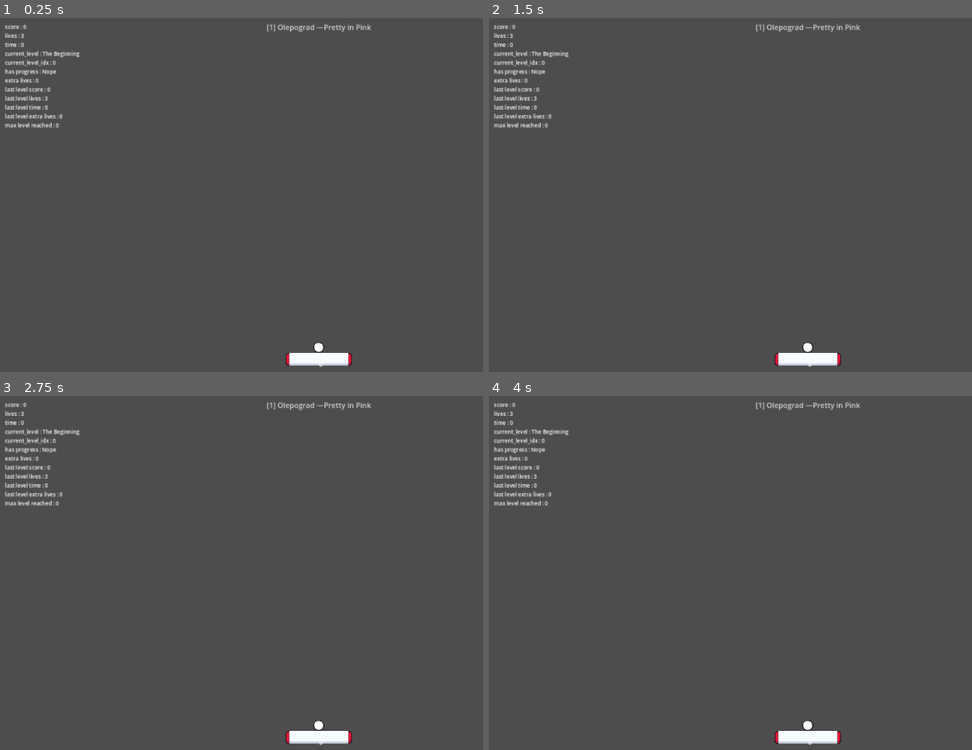
Above: before the commit, frames 1-4 (two rows, left to right).
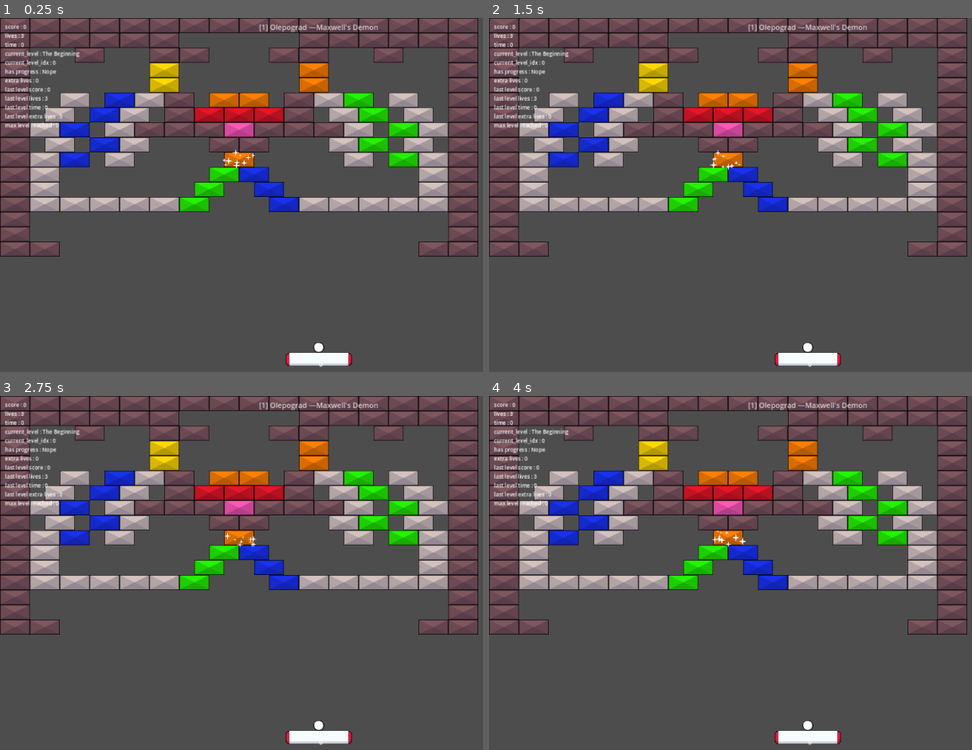
Above: after the commit, the same moments.

Repository: O-39889/brickout
Game: Godot game, scene res://scenes/levels_new/main_campaign/pretty_in_pink.tscn
Two runs of this game, one before a commit and one after it. Both use one fixed random seed, a clock stepped at 60 frames per second and the inputs below. This scene is started directly instead of the project's main scene.
Inputs (mouse positions are in pixels of both pictures, inside the frame that each line leads up to):
- Up to frame 1 (0.25 s): no input
- Up to frame 2 (1.5 s): move the mouse to (841, 195) at 0.52 s; click (841, 195) at 0.67 s; tap Enter at 1.25 s; move the mouse to (773, 198) at 1.27 s; click (773, 198) at 1.42 s
- Up to frame 3 (2.75 s): tap R (debug_restart) at 2 s; move the mouse to (333, 569) at 2.02 s; click (333, 569) at 2.17 s
- Up to frame 4 (4 s): tap R (debug_restart) at 2.75, 3.5 s; move the mouse to (798, 580) at 2.77 s; click (798, 580) at 2.92 s; move the mouse to (856, 580) at 3.52 s; click (856, 580) at 3.67 s

The runs differ from the first frame. In frame 1, 27% of the frame differs, in the area x 0-100%, y 0-68%; in frame 2, 27%; in frame 3, 27%; in frame 4, 27%.

Commit message:
Update pretty_in_pink.tscn
This level kinda sucks actually, I think

Diff:
--- a/scenes/levels_new/main_campaign/pretty_in_pink.tscn
+++ b/scenes/levels_new/main_campaign/pretty_in_pink.tscn
@@ -1,11 +1,450 @@
-[gd_scene load_steps=2 format=3 uid="uid://2ws08e4eq8df"]
+[gd_scene load_steps=5 format=3 uid="uid://c8ad7randffwv"]
 
 [ext_resource type="PackedScene" uid="uid://cdqd7yfdukjv7" path="res://scenes/levels_new/main_level_gameplay.tscn" id="1_uf1os"]
+[ext_resource type="PackedScene" uid="uid://clcdnhk8jx7nc" path="res://scenes/super_unbreakable_brick.tscn" id="2_uce0f"]
+[ext_resource type="PackedScene" uid="uid://blefa03mpdv8b" path="res://scenes/unbreakable_brick.tscn" id="3_6fh03"]
+[ext_resource type="PackedScene" uid="uid://blofikyc7x7vn" path="res://scenes/RegularBrick.tscn" id="4_rmuao"]
 
 [node name="MainLevelGameplay" instance=ExtResource("1_uf1os")]
-editor_description = "Why am I even doing this lmao I'm gonna change the size anyway"
-level_name = "Pretty in Pink"
+level_name = "Maxwell's Demon"
 level_author = "Olepograd"
-allow_level_finish_powerup = false
-BALL_LIMIT = 16
-powerup_chance = 0.111
+powerup_chance = 0.12
+
+[node name="Brick" parent="BrickComponent" index="0" instance=ExtResource("4_rmuao")]
+position = Vector2(720, 338)
+color = 7
+
+[node name="Brick2" parent="BrickComponent" index="1" instance=ExtResource("4_rmuao")]
+position = Vector2(630, 293)
+color = 5
+
+[node name="Brick4" parent="BrickComponent" index="2" instance=ExtResource("4_rmuao")]
+position = Vector2(810, 293)
+color = 5
+
+[node name="Brick5" parent="BrickComponent" index="3" instance=ExtResource("4_rmuao")]
+position = Vector2(765, 248)
+color = 4
+
+[node name="Brick6" parent="BrickComponent" index="4" instance=ExtResource("4_rmuao")]
+position = Vector2(675, 248)
+color = 4
+
+[node name="Brick7" parent="BrickComponent" index="5" instance=ExtResource("4_rmuao")]
+position = Vector2(315, 383)
+color = 1
+
+[node name="Brick14" parent="BrickComponent" index="6" instance=ExtResource("4_rmuao")]
+position = Vector2(225, 428)
+color = 1
+
+[node name="Brick15" parent="BrickComponent" index="7" instance=ExtResource("4_rmuao")]
+position = Vector2(315, 293)
+color = 1
+
+[node name="Brick16" parent="BrickComponent" index="8" instance=ExtResource("4_rmuao")]
+position = Vector2(360, 248)
+color = 1
+
+[node name="Brick17" parent="BrickComponent" index="9" instance=ExtResource("4_rmuao")]
+position = Vector2(495, 203)
+color = 3
+
+[node name="Brick18" parent="BrickComponent" index="10" instance=ExtResource("4_rmuao")]
+position = Vector2(495, 158)
+color = 3
+
+[node name="Brick19" parent="BrickComponent" index="11" instance=ExtResource("4_rmuao")]
+position = Vector2(945, 203)
+color = 4
+
+[node name="Brick20" parent="BrickComponent" index="12" instance=ExtResource("4_rmuao")]
+position = Vector2(945, 158)
+color = 4
+
+[node name="Brick8" parent="BrickComponent" index="13" instance=ExtResource("4_rmuao")]
+position = Vector2(225, 338)
+color = 1
+
+[node name="Brick9" parent="BrickComponent" index="14" instance=ExtResource("4_rmuao")]
+position = Vector2(1215, 338)
+color = 2
+
+[node name="Brick10" parent="BrickComponent" index="15" instance=ExtResource("4_rmuao")]
+position = Vector2(1125, 383)
+color = 2
+
+[node name="Brick11" parent="BrickComponent" index="16" instance=ExtResource("4_rmuao")]
+position = Vector2(1125, 293)
+color = 2
+
+[node name="Brick21" parent="BrickComponent" index="17" instance=ExtResource("4_rmuao")]
+position = Vector2(585, 563)
+color = 2
+
+[node name="Brick22" parent="BrickComponent" index="18" instance=ExtResource("4_rmuao")]
+position = Vector2(630, 518)
+color = 2
+
+[node name="Brick23" parent="BrickComponent" index="19" instance=ExtResource("4_rmuao")]
+position = Vector2(855, 563)
+color = 1
+
+[node name="Brick24" parent="BrickComponent" index="20" instance=ExtResource("4_rmuao")]
+position = Vector2(810, 518)
+color = 1
+
+[node name="Brick25" parent="BrickComponent" index="21" instance=ExtResource("4_rmuao")]
+position = Vector2(675, 473)
+color = 2
+
+[node name="Brick26" parent="BrickComponent" index="22" instance=ExtResource("4_rmuao")]
+position = Vector2(765, 473)
+color = 1
+
+[node name="Brick27" parent="BrickComponent" index="23" instance=ExtResource("4_rmuao")]
+position = Vector2(720, 428)
+is_shimmering = true
+color = 4
+
+[node name="Brick12" parent="BrickComponent" index="24" instance=ExtResource("4_rmuao")]
+position = Vector2(1215, 428)
+color = 2
+
+[node name="Brick13" parent="BrickComponent" index="25" instance=ExtResource("4_rmuao")]
+position = Vector2(1080, 248)
+color = 2
+
+[node name="Brick3" parent="BrickComponent" index="26" instance=ExtResource("4_rmuao")]
+position = Vector2(720, 293)
+color = 5
+
+[node name="SuperUnbreakableBrick" parent="BrickComponent" index="27" instance=ExtResource("2_uce0f")]
+position = Vector2(45, 23)
+
+[node name="SuperUnbreakableBrick2" parent="BrickComponent" index="28" instance=ExtResource("2_uce0f")]
+position = Vector2(135, 23)
+
+[node name="SuperUnbreakableBrick3" parent="BrickComponent" index="29" instance=ExtResource("2_uce0f")]
+position = Vector2(225, 23)
+
+[node name="SuperUnbreakableBrick4" parent="BrickComponent" index="30" instance=ExtResource("2_uce0f")]
+position = Vector2(315, 23)
+
+[node name="SuperUnbreakableBrick5" parent="BrickComponent" index="31" instance=ExtResource("2_uce0f")]
+position = Vector2(405, 23)
+
+[node name="SuperUnbreakableBrick6" parent="BrickComponent" index="32" instance=ExtResource("2_uce0f")]
+position = Vector2(495, 23)
+
+[node name="SuperUnbreakableBrick59" parent="BrickComponent" index="33" instance=ExtResource("2_uce0f")]
+position = Vector2(135, 68)
+
+[node name="SuperUnbreakableBrick69" parent="BrickComponent" index="34" instance=ExtResource("2_uce0f")]
+position = Vector2(225, 68)
+
+[node name="SuperUnbreakableBrick70" parent="BrickComponent" index="35" instance=ExtResource("2_uce0f")]
+position = Vector2(315, 68)
+
+[node name="SuperUnbreakableBrick73" parent="BrickComponent" index="36" instance=ExtResource("2_uce0f")]
+position = Vector2(270, 113)
+
+[node name="SuperUnbreakableBrick71" parent="BrickComponent" index="37" instance=ExtResource("2_uce0f")]
+position = Vector2(405, 68)
+
+[node name="SuperUnbreakableBrick72" parent="BrickComponent" index="38" instance=ExtResource("2_uce0f")]
+position = Vector2(495, 68)
+
+[node name="SuperUnbreakableBrick7" parent="BrickComponent" index="39" instance=ExtResource("2_uce0f")]
+position = Vector2(585, 23)
+
+[node name="SuperUnbreakableBrick8" parent="BrickComponent" index="40" instance=ExtResource("2_uce0f")]
+position = Vector2(675, 23)
+
+[node name="SuperUnbreakableBrick47" parent="BrickComponent" index="41" instance=ExtResource("2_uce0f")]
+position = Vector2(675, 383)
+
+[node name="SuperUnbreakableBrick48" parent="BrickComponent" index="42" instance=ExtResource("2_uce0f")]
+position = Vector2(765, 383)
+
+[node name="SuperUnbreakableBrick49" parent="BrickComponent" index="43" instance=ExtResource("2_uce0f")]
+position = Vector2(810, 338)
+
+[node name="SuperUnbreakableBrick50" parent="BrickComponent" index="44" instance=ExtResource("2_uce0f")]
+position = Vector2(900, 338)
+
+[node name="SuperUnbreakableBrick51" parent="BrickComponent" index="45" instance=ExtResource("2_uce0f")]
+position = Vector2(990, 338)
+
+[node name="SuperUnbreakableBrick52" parent="BrickComponent" index="46" instance=ExtResource("2_uce0f")]
+position = Vector2(630, 338)
+
+[node name="SuperUnbreakableBrick53" parent="BrickComponent" index="47" instance=ExtResource("2_uce0f")]
+position = Vector2(540, 338)
+
+[node name="SuperUnbreakableBrick54" parent="BrickComponent" index="48" instance=ExtResource("2_uce0f")]
+position = Vector2(450, 338)
+
+[node name="SuperUnbreakableBrick55" parent="BrickComponent" index="49" instance=ExtResource("2_uce0f")]
+position = Vector2(540, 293)
+
+[node name="SuperUnbreakableBrick56" parent="BrickComponent" index="50" instance=ExtResource("2_uce0f")]
+position = Vector2(540, 248)
+
+[node name="SuperUnbreakableBrick57" parent="BrickComponent" index="51" instance=ExtResource("2_uce0f")]
+position = Vector2(900, 248)
+
+[node name="SuperUnbreakableBrick58" parent="BrickComponent" index="52" instance=ExtResource("2_uce0f")]
+position = Vector2(900, 293)
+
+[node name="SuperUnbreakableBrick60" parent="BrickComponent" index="53" instance=ExtResource("2_uce0f")]
+position = Vector2(495, 113)
+
+[node name="SuperUnbreakableBrick64" parent="BrickComponent" index="54" instance=ExtResource("2_uce0f")]
+position = Vector2(585, 113)
+
+[node name="SuperUnbreakableBrick61" parent="BrickComponent" index="55" instance=ExtResource("2_uce0f")]
+position = Vector2(945, 113)
+
+[node name="SuperUnbreakableBrick63" parent="BrickComponent" index="56" instance=ExtResource("2_uce0f")]
+position = Vector2(855, 113)
+
+[node name="SuperUnbreakableBrick62" parent="BrickComponent" index="57" instance=ExtResource("2_uce0f")]
+position = Vector2(1035, 68)
+
+[node name="SuperUnbreakableBrick68" parent="BrickComponent" index="58" instance=ExtResource("2_uce0f")]
+position = Vector2(945, 68)
+
+[node name="SuperUnbreakableBrick9" parent="BrickComponent" index="59" instance=ExtResource("2_uce0f")]
+position = Vector2(765, 23)
+
+[node name="SuperUnbreakableBrick10" parent="BrickComponent" index="60" instance=ExtResource("2_uce0f")]
+position = Vector2(855, 23)
+
+[node name="SuperUnbreakableBrick11" parent="BrickComponent" index="61" instance=ExtResource("2_uce0f")]
+position = Vector2(945, 23)
+
+[node name="SuperUnbreakableBrick12" parent="BrickComponent" index="62" instance=ExtResource("2_uce0f")]
+position = Vector2(1035, 23)
+
+[node name="SuperUnbreakableBrick65" parent="BrickComponent" index="63" instance=ExtResource("2_uce0f")]
+position = Vector2(1125, 68)
+
+[node name="SuperUnbreakableBrick74" parent="BrickComponent" index="64" instance=ExtResource("2_uce0f")]
+position = Vector2(1170, 113)
+
+[node name="SuperUnbreakableBrick66" parent="BrickComponent" index="65" instance=ExtResource("2_uce0f")]
+position = Vector2(1215, 68)
+
+[node name="SuperUnbreakableBrick67" parent="BrickComponent" index="66" instance=ExtResource("2_uce0f")]
+position = Vector2(1305, 68)
+
+[node name="SuperUnbreakableBrick13" parent="BrickComponent" index="67" instance=ExtResource("2_uce0f")]
+position = Vector2(1125, 23)
+
+[node name="SuperUnbreakableBrick14" parent="BrickComponent" index="68" instance=ExtResource("2_uce0f")]
+position = Vector2(1215, 23)
+
+[node name="SuperUnbreakableBrick15" parent="BrickComponent" index="69" instance=ExtResource("2_uce0f")]
+position = Vector2(1305, 23)
+
+[node name="SuperUnbreakableBrick16" parent="BrickComponent" index="70" instance=ExtResource("2_uce0f")]
+position = Vector2(1395, 23)
+
+[node name="SuperUnbreakableBrick17" parent="BrickComponent" index="71" instance=ExtResource("2_uce0f")]
+position = Vector2(45, 68)
+
+[node name="SuperUnbreakableBrick18" parent="BrickComponent" index="72" instance=ExtResource("2_uce0f")]
+position = Vector2(1395, 68)
+
+[node name="SuperUnbreakableBrick19" parent="BrickComponent" index="73" instance=ExtResource("2_uce0f")]
+position = Vector2(45, 113)
+
+[node name="SuperUnbreakableBrick20" parent="BrickComponent" index="74" instance=ExtResource("2_uce0f")]
+position = Vector2(1395, 113)
+
+[node name="SuperUnbreakableBrick21" parent="BrickComponent" index="75" instance=ExtResource("2_uce0f")]
+position = Vector2(45, 158)
+
+[node name="SuperUnbreakableBrick22" parent="BrickComponent" index="76" instance=ExtResource("2_uce0f")]
+position = Vector2(1395, 158)
+
+[node name="SuperUnbreakableBrick23" parent="BrickComponent" index="77" instance=ExtResource("2_uce0f")]
+position = Vector2(45, 203)
+
+[node name="SuperUnbreakableBrick24" parent="BrickComponent" index="78" instance=ExtResource("2_uce0f")]
+position = Vector2(1395, 203)
+
+[node name="SuperUnbreakableBrick25" parent="BrickComponent" index="79" instance=ExtResource("2_uce0f")]
+position = Vector2(45, 248)
+
+[node name="SuperUnbreakableBrick26" parent="BrickComponent" index="80" instance=ExtResource("2_uce0f")]
+position = Vector2(1395, 248)
+
+[node name="SuperUnbreakableBrick27" parent="BrickComponent" index="81" instance=ExtResource("2_uce0f")]
+position = Vector2(45, 293)
+
+[node name="SuperUnbreakableBrick28" parent="BrickComponent" index="82" instance=ExtResource("2_uce0f")]
+position = Vector2(1395, 293)
+
+[node name="SuperUnbreakableBrick29" parent="BrickComponent" index="83" instance=ExtResource("2_uce0f")]
+position = Vector2(45, 338)
+
+[node name="SuperUnbreakableBrick30" parent="BrickComponent" index="84" instance=ExtResource("2_uce0f")]
+position = Vector2(1395, 338)
+
+[node name="SuperUnbreakableBrick31" parent="BrickComponent" index="85" instance=ExtResource("2_uce0f")]
+position = Vector2(45, 383)
+
+[node name="SuperUnbreakableBrick32" parent="BrickComponent" index="86" instance=ExtResource("2_uce0f")]
+position = Vector2(1395, 383)
+
+[node name="SuperUnbreakableBrick33" parent="BrickComponent" index="87" instance=ExtResource("2_uce0f")]
+position = Vector2(45, 428)
+
+[node name="SuperUnbreakableBrick34" parent="BrickComponent" index="88" instance=ExtResource("2_uce0f")]
+position = Vector2(1395, 428)
+
+[node name="SuperUnbreakableBrick35" parent="BrickComponent" index="89" instance=ExtResource("2_uce0f")]
+position = Vector2(45, 473)
+
+[node name="SuperUnbreakableBrick36" parent="BrickComponent" index="90" instance=ExtResource("2_uce0f")]
+position = Vector2(1395, 473)
+
+[node name="SuperUnbreakableBrick37" parent="BrickComponent" index="91" instance=ExtResource("2_uce0f")]
+position = Vector2(45, 518)
+
+[node name="SuperUnbreakableBrick38" parent="BrickComponent" index="92" instance=ExtResource("2_uce0f")]
+position = Vector2(1395, 518)
+
+[node name="SuperUnbreakableBrick39" parent="BrickComponent" index="93" instance=ExtResource("2_uce0f")]
+position = Vector2(45, 563)
+
+[node name="SuperUnbreakableBrick40" parent="BrickComponent" index="94" instance=ExtResource("2_uce0f")]
+position = Vector2(1395, 563)
+
+[node name="SuperUnbreakableBrick41" parent="BrickComponent" index="95" instance=ExtResource("2_uce0f")]
+position = Vector2(45, 608)
+
+[node name="SuperUnbreakableBrick42" parent="BrickComponent" index="96" instance=ExtResource("2_uce0f")]
+position = Vector2(1395, 608)
+
+[node name="SuperUnbreakableBrick43" parent="BrickComponent" index="97" instance=ExtResource("2_uce0f")]
+position = Vector2(45, 653)
+
+[node name="SuperUnbreakableBrick44" parent="BrickComponent" index="98" instance=ExtResource("2_uce0f")]
+position = Vector2(1395, 653)
+
+[node name="SuperUnbreakableBrick45" parent="BrickComponent" index="99" instance=ExtResource("2_uce0f")]
+position = Vector2(45, 698)
+
+[node name="SuperUnbreakableBrick76" parent="BrickComponent" index="100" instance=ExtResource("2_uce0f")]
+position = Vector2(135, 698)
+
+[node name="SuperUnbreakableBrick46" parent="BrickComponent" index="101" instance=ExtResource("2_uce0f")]
+position = Vector2(1395, 698)
+
+[node name="SuperUnbreakableBrick75" parent="BrickComponent" index="102" instance=ExtResource("2_uce0f")]
+position = Vector2(1305, 698)
+
+[node name="UnbreakableBrick" parent="BrickComponent" index="103" instance=ExtResource("3_6fh03")]
+position = Vector2(405, 383)
+
+[node name="UnbreakableBrick2" parent="BrickComponent" index="104" instance=ExtResource("3_6fh03")]
+position = Vector2(180, 383)
+
+[node name="UnbreakableBrick3" parent="BrickComponent" index="105" instance=ExtResource("3_6fh03")]
+position = Vector2(360, 428)
+
+[node name="UnbreakableBrick20" parent="BrickComponent" index="106" instance=ExtResource("3_6fh03")]
+position = Vector2(135, 428)
+
+[node name="UnbreakableBrick31" parent="BrickComponent" index="107" instance=ExtResource("3_6fh03")]
+position = Vector2(135, 473)
+
+[node name="UnbreakableBrick32" parent="BrickComponent" index="108" instance=ExtResource("3_6fh03")]
+position = Vector2(135, 518)
+
+[node name="UnbreakableBrick43" parent="BrickComponent" index="109" instance=ExtResource("3_6fh03")]
+position = Vector2(135, 563)
+
+[node name="UnbreakableBrick44" parent="BrickComponent" index="110" instance=ExtResource("3_6fh03")]
+position = Vector2(1305, 518)
+
+[node name="UnbreakableBrick33" parent="BrickComponent" index="111" instance=ExtResource("3_6fh03")]
+position = Vector2(225, 563)
+
+[node name="UnbreakableBrick34" parent="BrickComponent" index="112" instance=ExtResource("3_6fh03")]
+position = Vector2(315, 563)
+
+[node name="UnbreakableBrick35" parent="BrickComponent" index="113" instance=ExtResource("3_6fh03")]
+position = Vector2(405, 563)
+
+[node name="UnbreakableBrick36" parent="BrickComponent" index="114" instance=ExtResource("3_6fh03")]
+position = Vector2(495, 563)
+
+[node name="UnbreakableBrick37" parent="BrickComponent" index="115" instance=ExtResource("3_6fh03")]
+position = Vector2(1305, 563)
+
+[node name="UnbreakableBrick38" parent="BrickComponent" index="116" instance=ExtResource("3_6fh03")]
+position = Vector2(1305, 473)
+
+[node name="UnbreakableBrick39" parent="BrickComponent" index="117" instance=ExtResource("3_6fh03")]
+position = Vector2(1215, 563)
+
+[node name="UnbreakableBrick40" parent="BrickComponent" index="118" instance=ExtResource("3_6fh03")]
+position = Vector2(1125, 563)
+
+[node name="UnbreakableBrick41" parent="BrickComponent" index="119" instance=ExtResource("3_6fh03")]
+position = Vector2(1035, 563)
+
+[node name="UnbreakableBrick42" parent="BrickComponent" index="120" instance=ExtResource("3_6fh03")]
+position = Vector2(945, 563)
+
+[node name="UnbreakableBrick4" parent="BrickComponent" index="121" instance=ExtResource("3_6fh03")]
+position = Vector2(360, 338)
+
+[node name="UnbreakableBrick5" parent="BrickComponent" index="122" instance=ExtResource("3_6fh03")]
+position = Vector2(135, 338)
+
+[node name="UnbreakableBrick6" parent="BrickComponent" index="123" instance=ExtResource("3_6fh03")]
+position = Vector2(180, 293)
+
+[node name="UnbreakableBrick8" parent="BrickComponent" index="124" instance=ExtResource("3_6fh03")]
+position = Vector2(225, 248)
+
+[node name="UnbreakableBrick9" parent="BrickComponent" index="125" instance=ExtResource("3_6fh03")]
+position = Vector2(450, 248)
+
+[node name="UnbreakableBrick10" parent="BrickComponent" index="126" instance=ExtResource("3_6fh03")]
+position = Vector2(1305, 338)
+
+[node name="UnbreakableBrick11" parent="BrickComponent" index="127" instance=ExtResource("3_6fh03")]
+position = Vector2(1260, 293)
+
+[node name="UnbreakableBrick12" parent="BrickComponent" index="128" instance=ExtResource("3_6fh03")]
+position = Vector2(1215, 248)
+
+[node name="UnbreakableBrick13" parent="BrickComponent" index="129" instance=ExtResource("3_6fh03")]
+position = Vector2(1260, 383)
+
+[node name="UnbreakableBrick14" parent="BrickComponent" index="130" instance=ExtResource("3_6fh03")]
+position = Vector2(1080, 338)
+
+[node name="UnbreakableBrick15" parent="BrickComponent" index="131" instance=ExtResource("3_6fh03")]
+position = Vector2(1035, 293)
+
+[node name="UnbreakableBrick16" parent="BrickComponent" index="132" instance=ExtResource("3_6fh03")]
+position = Vector2(990, 248)
+
+[node name="UnbreakableBrick17" parent="BrickComponent" index="133" instance=ExtResource("3_6fh03")]
+position = Vector2(1035, 383)
+
+[node name="UnbreakableBrick18" parent="BrickComponent" index="134" instance=ExtResource("3_6fh03")]
+position = Vector2(1080, 428)
+
+[node name="UnbreakableBrick19" parent="BrickComponent" index="135" instance=ExtResource("3_6fh03")]
+position = Vector2(1305, 428)
+
+[node name="UnbreakableBrick7" parent="BrickComponent" index="136" instance=ExtResource("3_6fh03")]
+position = Vector2(405, 293)
